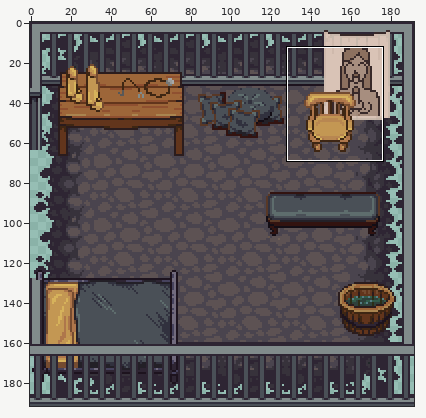
Sprite sheet -- dist/img/room/oraltrainingroom/oraltrainingroom-w.png. Above, an overview of the earlier version with the close-up marked.
Close-up. As it was:
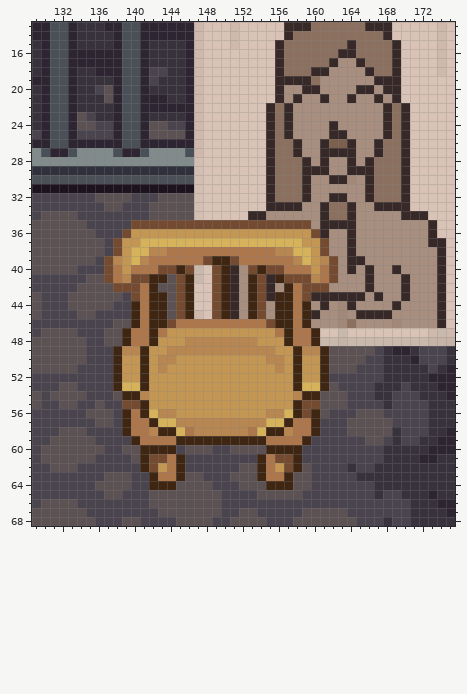
The file is 192x192 pixels. Colours within 5 levels of each other are drawn and written as one. Shown: x 129..175, y 13..68.
The same view after the edit:
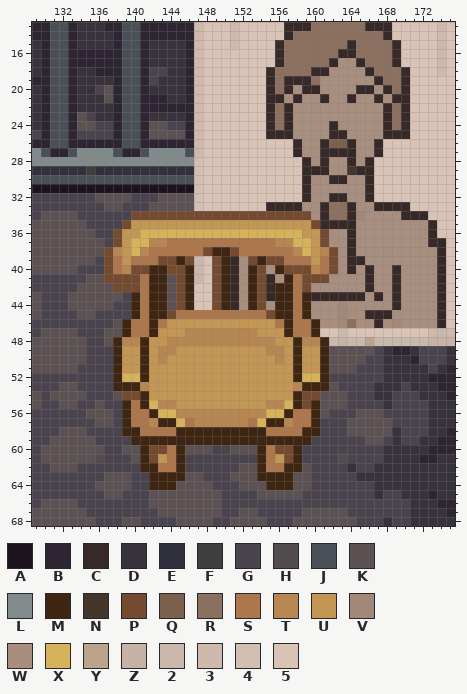
Palette (. is transparent): A #1d131e  B #2e2533  C #382929  D #37323b  E #31313e  F #403d3d  G #4a444e  H #534c4e  J #4a5057  K #5d5253  L #818b8b  M #3e2613  N #45362c  P #744b30  Q #7c604e  R #8c705f  S #ae764b  T #b88751  U #c39753  V #a18878  W #a78e7f  X #d6b25b  Y #b9a48e  Z #c4b3a6  2 #c9b9ac  3 #cfb9ac  4 #d3bfb2  5 #d9c3b6
Changes in this commit:
Changed rows in their new state; - is an unchanged pixel.
first column x 155:
18 CR------------RC
19 CR-----------RRC
20 CRC-----------RC
21 C--------------C
first column x 135:
25 ---------------------C------------C-
26 --------------------555----------555
27 --------------------555----------555
28 --------------------5555--------5555
29 F-------------------5555-----N--5555
30 --------------------5555-----W--5555
31 --------------------5555--------5555
32 --------------------5555--------5555
34 -----PPPPPPPPPPPPPPPPPPPP-----V-----
35 ----PUUUUUUUUUUUUUUUUUUUUP----------
36 ---PU-XXXXXXXXXXXXXXXXXX-UP---------
37 -----X-TTSSSSSSSSSSSSTT-X-----------
38 --PT--TSS----PMMP----SST--TP--------
39 ---S-SS-PPMP25P-CWPMPP-SS-S---------
40 ----TPPMM-PM------MPWMPPPT----------
41 ---PP-S--------------WMS-PPW------CW
42 --------M------------M---WW-------CW
43 -----M------------------M---------CW
44 --------------------------W--W------
45 ---------PSSSSSSSSSSP----W----W-----
46 ----MS--SUUUUUUUUUUUUS--SM------C---
47 --------U--TTTTTTTT--U--------------
48 ---MTTMU-TT--------TT-UMTTM----Y----
49 ----UU--T-UUUUUUUUUU-T--UU----------
50 ---------U----------U---------------
51 --------U------------U--------------
52 ----XX------------------XX----------
53 ----MMT----------------TMM----------
54 ----PPM----------------MPP----------
55 ----MS-XTT----------TTX--M----------
56 ------SMXXTTTTTTTTTTXXMSS-----------
57 -------TMMXS------SXMMT-------------
58 -----M-SSSMMMMMMMMMMSSS-M-----------
59 ------MMMM----------MMMM------------
60 -------PPSM--------MSPP-------------
61 -H------U------------U------H-------
62 -------MS------------SM-------------
63 --------MM----------MM--------------
